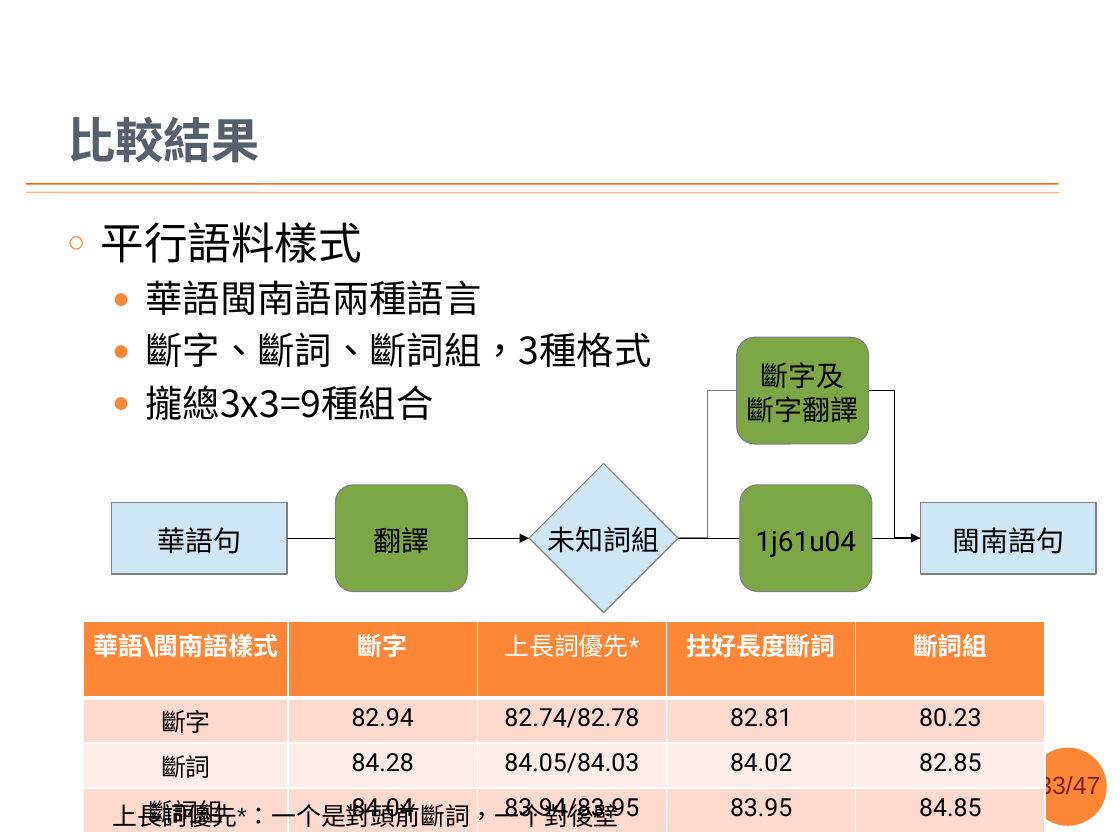
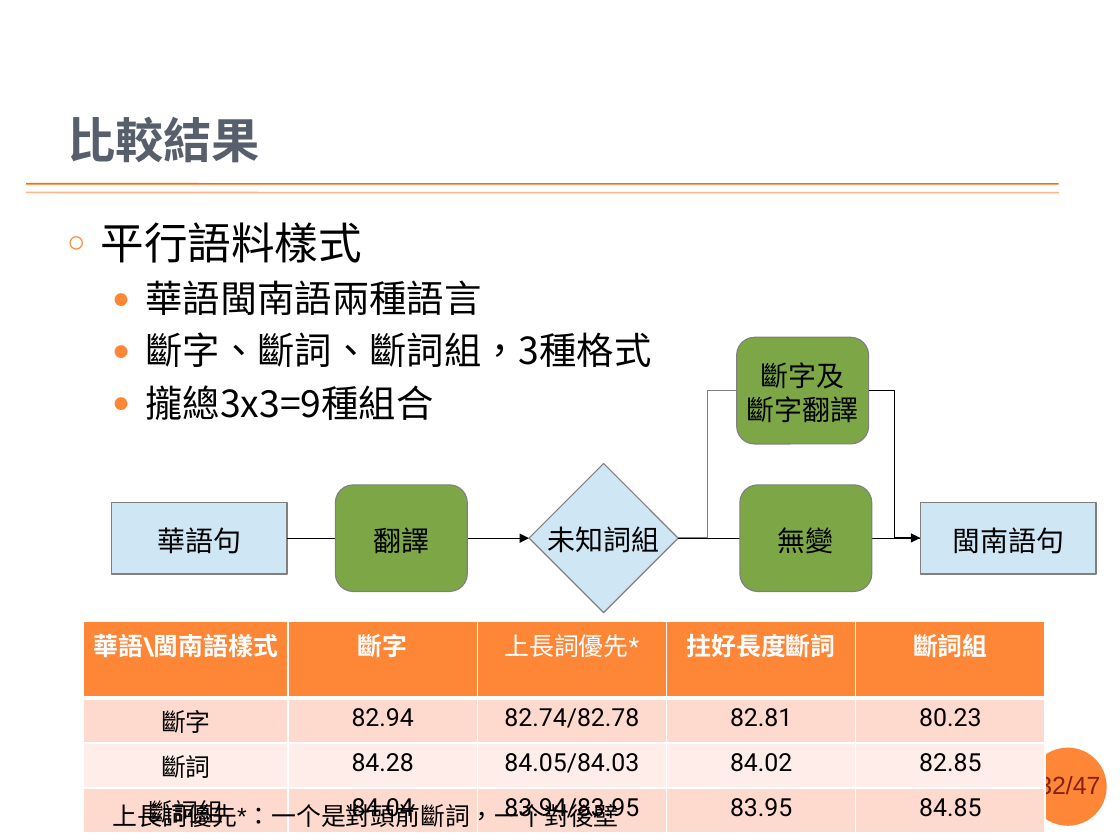
Before and after one commit to sih4sing5hong5/po3-ko3_tau5-iann2-phinn3, a slide deck: slide 32 of 翻譯報告.pptx (slide 33 before the commit). Drawn at 1120x840 pixels with LibreOffice and Linux fonts; fonts in the diff are those of the drawing; background and template pictures are left out. Boxes give left, top, right and bottom in pixels: in the first picture for what was removed or moved away, otherwise in the second. Text is boxed around its words. In the diff, an @@ line names an element or a change of style, - is before the commit and + after.

```diff
--- a/翻譯報告.pptx
+++ b/翻譯報告.pptx
@@ text in rounded rectangle at (778,527,834,554): text changed @@
-1j61u04
+無變
@@ page number at (1038,774,1100,800): text changed @@
-33/47
+32/47
```
Also in this commit, not shown: 11 other slides changed, 1 slide removed.
